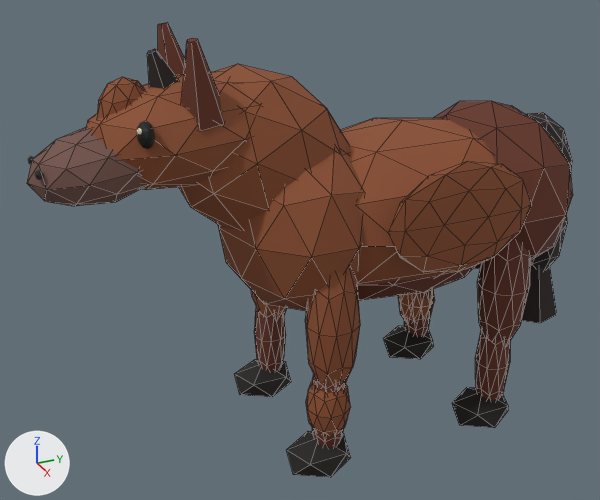
What one commit did to the Blender file assets/game-assets/Horse.blend.
Both versions are drawn from a camera (50 mm lens) standing at (2.272, -1.32, 1.838) and looking at (-0.035, -0.282, 0.684). The axes (+X, +Y, +Z) are drawn at lower left. The lights are the same throughout. The first picture is the older version. Mesh edges are drawn as thin lines on the coarser meshes.

In view in the first picture: 'Horse_Blaze', 'Horse_Body', 'Horse_Chest', 'Horse_Ear_L', 'Horse_Haunch', 'Horse_Head', 'Horse_Hoof_FL', 'Horse_LowerLeg_RL', 'Horse_Muzzle', 'Horse_Neck', 'Horse_PintoPatch_L', 'Horse_Sock_FL', 'Horse_Sock_RR', 'Horse_UpperLeg_FL', 'Horse_UpperLeg_FR', 'Horse_UpperLeg_RL' and 14 more.
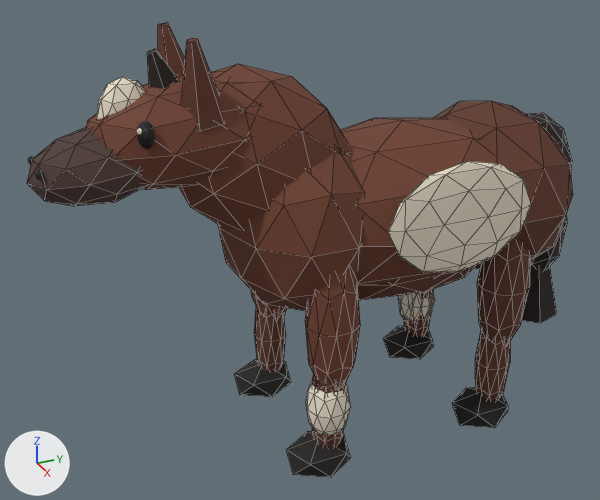
Boxes [x1, y1, x2, y2] around the edits, measured in the pictures (600 x 500 px):
```json
{"object": "Horse_Chest", "change": "recoloured", "before": [218, 152, 365, 311], "after": [218, 152, 365, 311]}
{"object": "Horse_Neck", "change": "recoloured", "before": [181, 64, 350, 230], "after": [181, 64, 350, 230]}
{"object": "Horse_Body", "change": "recoloured", "before": [341, 118, 495, 285], "after": [341, 118, 495, 285]}
{"object": "Horse_PintoPatch_L", "change": "recoloured", "before": [388, 161, 531, 272], "after": [388, 161, 531, 272], "on screen": "brown to pale yellow"}
{"object": "Horse_Head", "change": "recoloured", "before": [86, 72, 261, 189], "after": [86, 72, 261, 189]}
{"object": "Horse_Muzzle", "change": "recoloured", "before": [27, 127, 148, 206], "after": [27, 127, 148, 206]}
{"object": "Horse_UpperLeg_FL", "change": "recoloured", "before": [305, 268, 360, 388], "after": [305, 268, 360, 388]}
{"object": "Horse_Sock_FL", "change": "recoloured", "before": [306, 381, 350, 435], "after": [306, 381, 350, 435], "on screen": "brown to pale yellow"}
{"object": "Horse_Blaze", "change": "recoloured", "before": [97, 77, 145, 119], "after": [97, 77, 145, 119], "on screen": "brown to pale yellow"}
{"object": "Horse_Sock_RR", "change": "recoloured", "before": [398, 290, 435, 321], "after": [398, 290, 435, 321], "on screen": "brown to pale yellow"}
{"object": "Horse_UpperLeg_FR", "change": "recoloured", "before": [251, 290, 285, 317], "after": [251, 290, 285, 317]}
```

Scene script edits in JSON lines:
```json
{"op": "set", "path": "mat_material_horse_coat.base_color", "old": "(0.266, 0.0782, 0.0284)", "new": "(0.159, 0.0497, 0.0262)", "note": "brown #8d4f2f -> brown #6f3f2d"}
{"op": "set", "path": "mat_material_horse_muzzle.base_color", "old": "(0.168, 0.0823, 0.0648)", "new": "(0.0742, 0.0395, 0.0319)", "note": "brown #725148 -> brown #4d3832"}
{"op": "set", "path": "mat_material_horse_marking.base_color", "old": "(0.266, 0.0782, 0.0284)", "new": "(0.855, 0.768, 0.624)", "note": "brown #8d4f2f -> pale yellow #eee3cf"}
```
